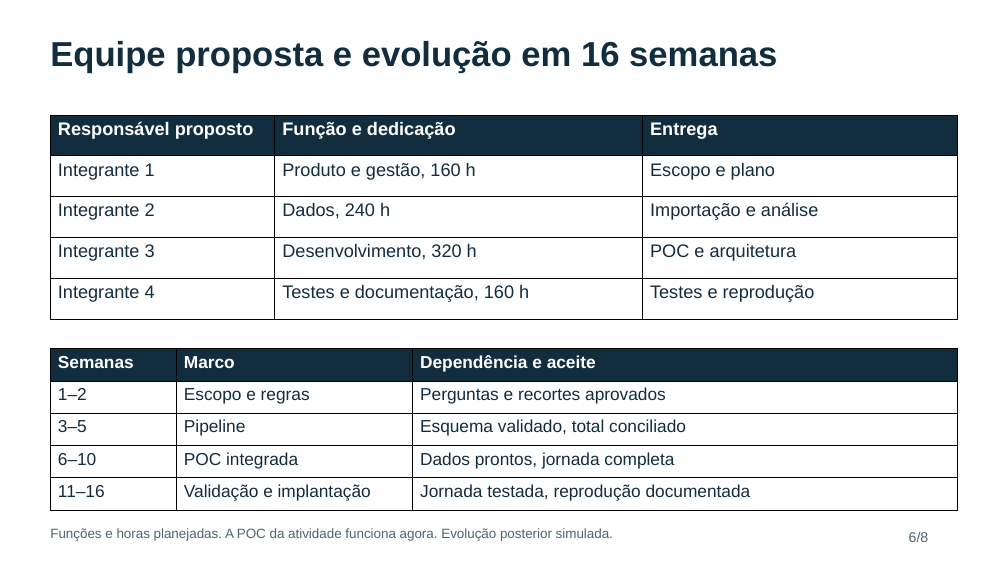
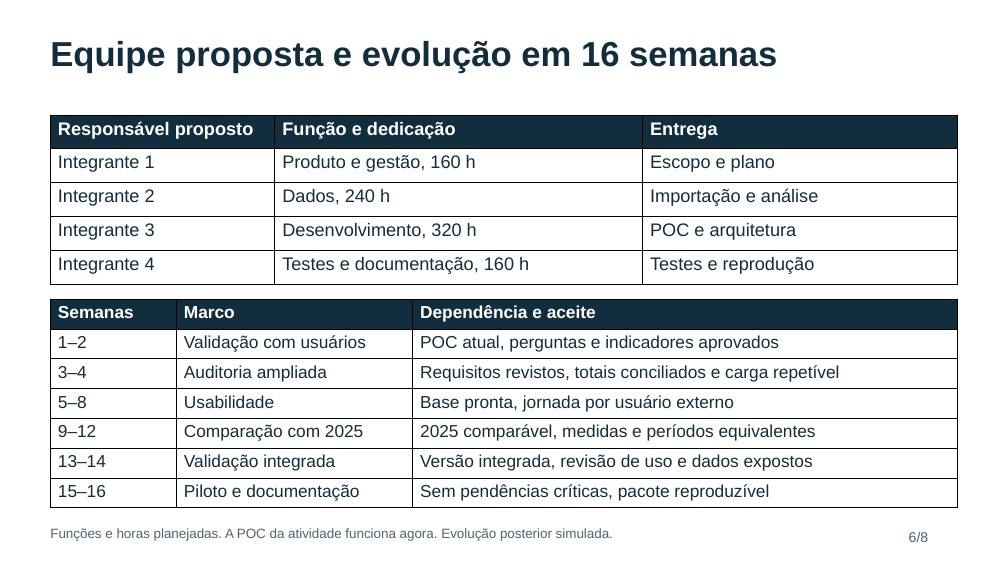
Before and after one commit to Stratfy/cp5-data, a slide deck: slide 6 of docs/apresentacao_pagamentos_es_2024.pptx. Drawn at 1008x567 pixels with LibreOffice and Linux fonts; fonts in the diff are those of the drawing. Boxes give left, top, right and bottom in pixels: in the first picture for what was removed or moved away, otherwise in the second. Text is boxed around its words. In the diff, an @@ line names an element or a change of style, - is before the commit and + after.

```diff
--- a/docs/apresentacao_pagamentos_es_2024.pptx
+++ b/docs/apresentacao_pagamentos_es_2024.pptx
@@ table: place and size @@
-table at bbox=[51, 115, 958, 320]
+table at bbox=[51, 115, 958, 284]
@@ table at bbox=[51, 299, 958, 508] @@
-row 2: 1–2 | Escopo e regras | Perguntas e recortes aprovados
-row 3: 3–5 | Pipeline | Esquema validado, total conciliado
-row 4: 6–10 | POC integrada | Dados prontos, jornada completa
-row 5: 11–16 | Validação e implantação | Jornada testada, reprodução documentada
+row 2: 1–2 | Validação com usuários | POC atual, perguntas e indicadores aprovados
+row 3: 3–4 | Auditoria ampliada | Requisitos revistos, totais conciliados e carga repetível
+row 4: 5–8 | Usabilidade | Base pronta, jornada por usuário externo
+row 5: 9–12 | Comparação com 2025 | 2025 comparável, medidas e períodos equivalentes
+row 6: 13–14 | Validação integrada | Versão integrada, revisão de uso e dados expostos
+row 7: 15–16 | Piloto e documentação | Sem pendências críticas, pacote reproduzível
@@ table: place and size @@
-table at bbox=[51, 349, 958, 510]
+table at bbox=[51, 299, 958, 508]
```
Also in this commit, not shown: 8 other files.
